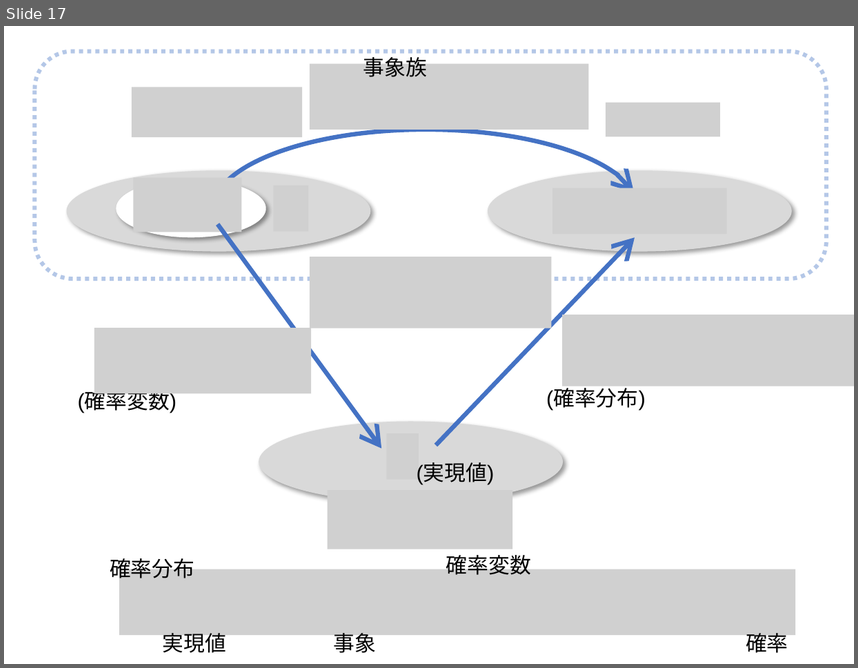
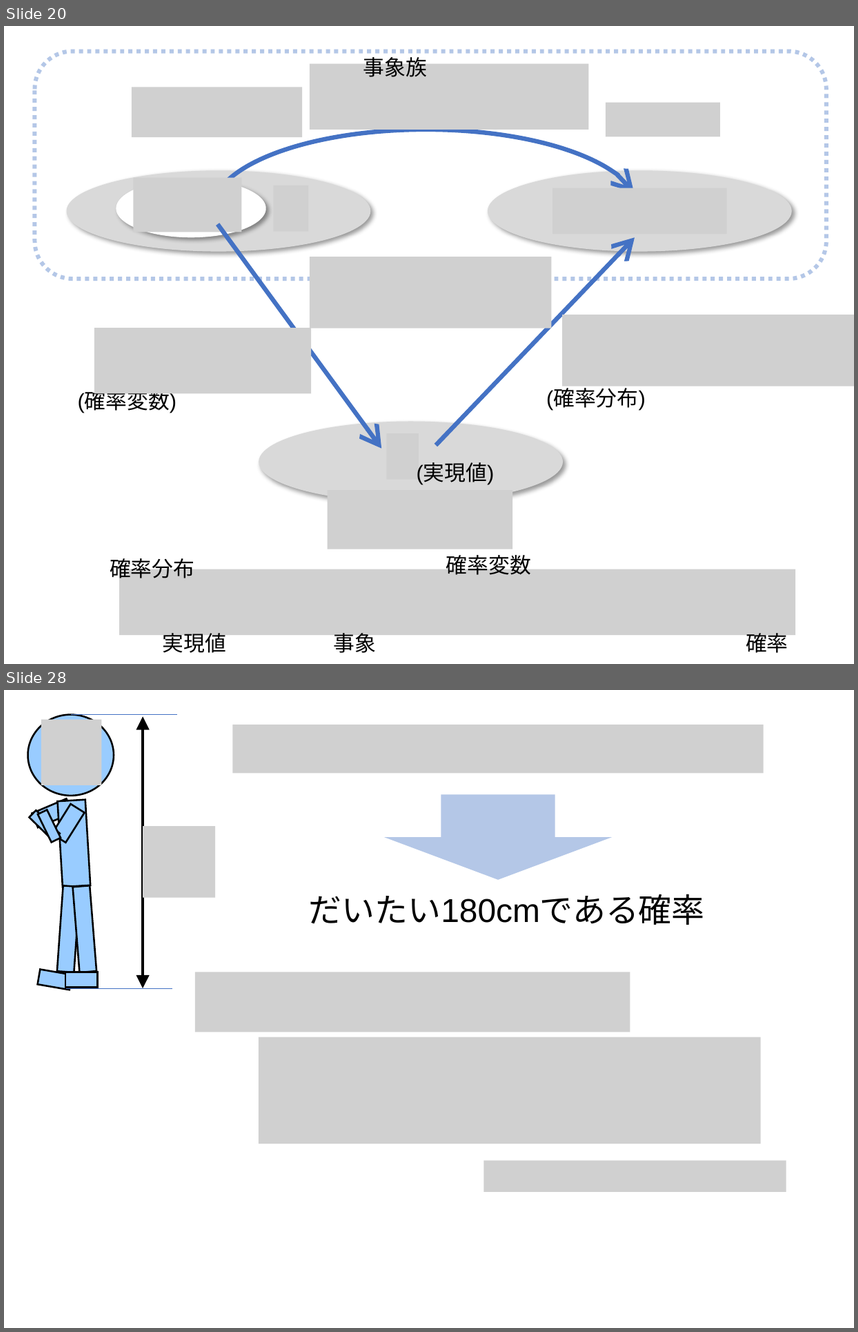
Before and after one commit to kilometer0101/TokyoR79, a slide deck: TokyoR79.pptx. Shown one above the other, each under a label of ours: slide 17 before the commit, slides 20 and 28 after it; the slides between them are not shown. The pictures are 858x668 and 858x1332 pixels, drawn with LibreOffice and Linux fonts; fonts in the diff are those of the drawing; grey boxes stand for pictures. Boxes give left, top, right and bottom in pixels: in the first picture for what was removed or moved away, otherwise in the second. Text is boxed around its words. In the diff, an @@ line names an element or a change of style, - is before the commit and + after.

```diff
--- a/TokyoR79.pptx
+++ b/TokyoR79.pptx
@@ slide 28 added at bbox=[4, 690, 854, 1328], background #FFFFFF @@
@@ picture added at bbox=[232, 725, 763, 773] @@
@@ right arrow added at bbox=[384, 795, 612, 880], fill #B4C7E7 @@
@@ group added at bbox=[27, 715, 215, 989]: 9 rectangles, 2 pictures, 2 lines, 1 ellipse, 1 double arrow @@
@@ text added at bbox=[309, 894, 705, 925], 28 pt, text #000000 @@
+だいたい180cmである確率
@@ picture added at bbox=[195, 972, 631, 1032] @@
@@ picture added at bbox=[258, 1037, 760, 1144] @@
@@ picture added at bbox=[484, 1160, 787, 1192] @@
@@ what was slide 17 is now slide 20 @@
```
Also in this commit, not shown: 8 slides changed, 24 other slides added, 1 slide removed, 2 other files.
